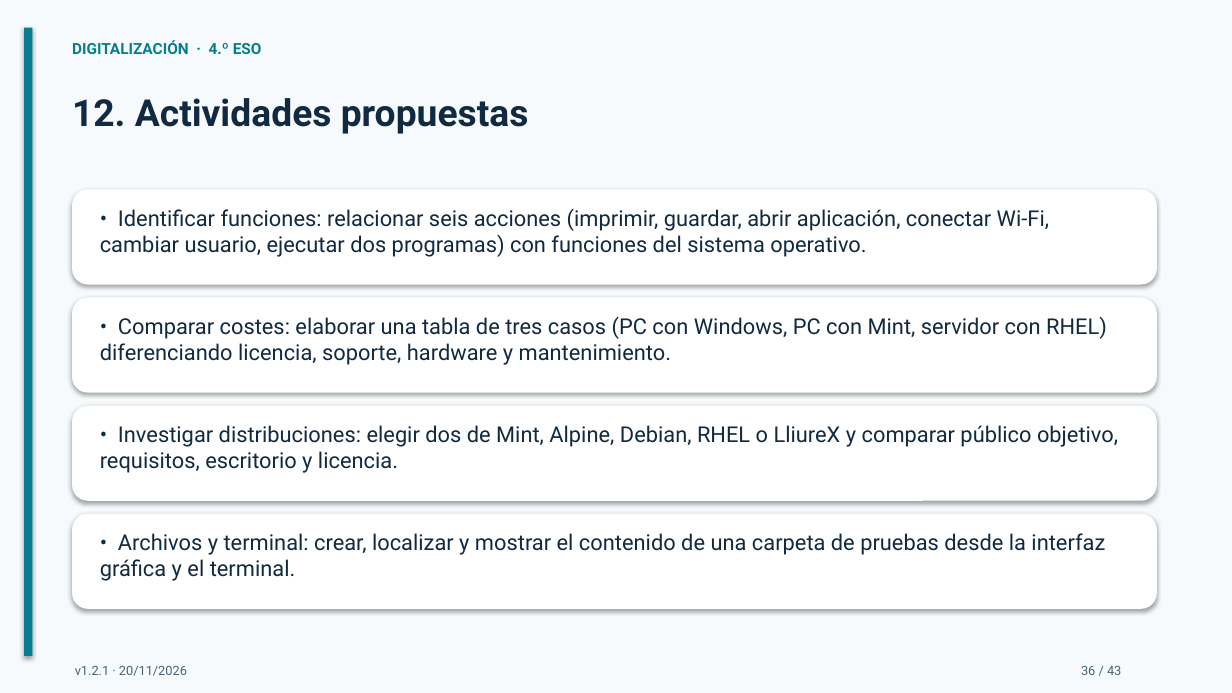
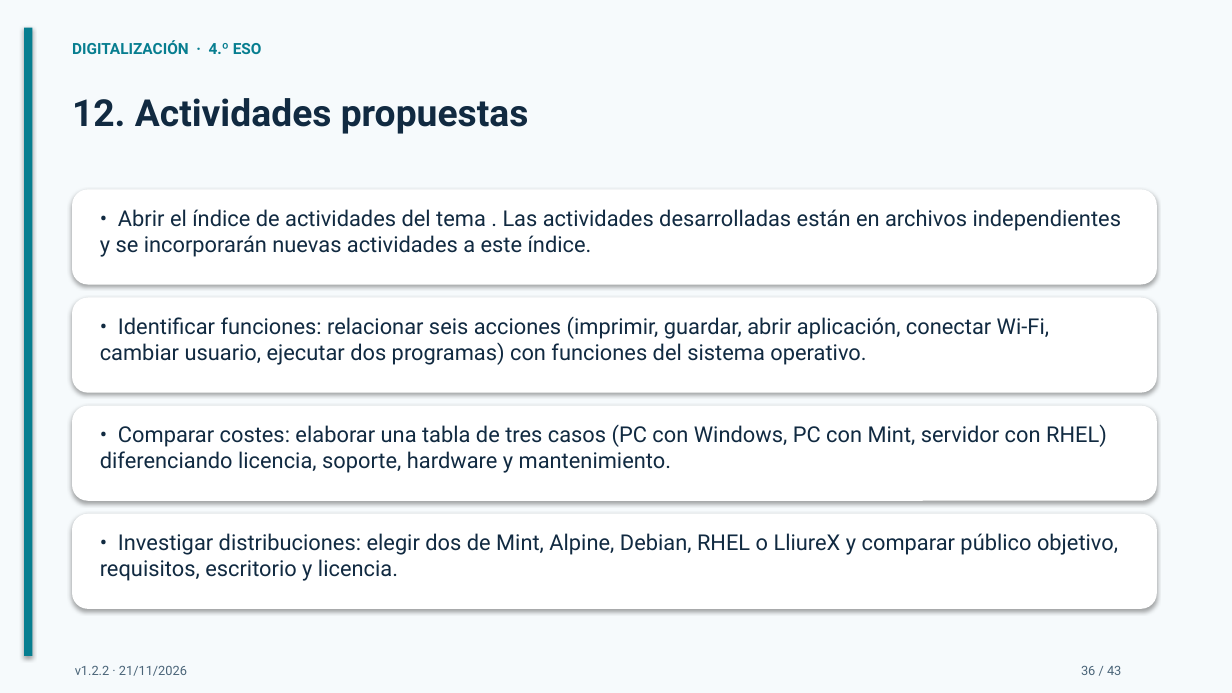
Before and after one commit to bitschips/digitaliza4, a slide deck: slide 36 of temas/tema-02-sistemas-operativos/presentaciones/tema-02-sistemas-operativos.pptx. Drawn at 1232x693 pixels with LibreOffice and Linux fonts; fonts in the diff are those of the drawing. Boxes give left, top, right and bottom in pixels: in the first picture for what was removed or moved away, otherwise in the second. Text is boxed around its words. In the diff, an @@ line names an element or a change of style, - is before the commit and + after.

```diff
--- a/temas/tema-02-sistemas-operativos/presentaciones/tema-02-sistemas-operativos.pptx
+++ b/temas/tema-02-sistemas-operativos/presentaciones/tema-02-sistemas-operativos.pptx
@@ text at (x1=100, y1=209, x2=1121, y2=257): text changed @@
-• Identificar funciones: relacionar seis acciones (imprimir, guardar, abrir aplicación, conectar Wi-Fi, cambiar usuario, ejecutar dos programas) con funciones del sistema operativo.
+• Abrir el índice de actividades del tema . Las actividades desarrolladas están en archivos independientes y se incorporarán nuevas actividades a este índice.
@@ text at (x1=100, y1=317, x2=1049, y2=365): text changed @@
-• Comparar costes: elaborar una tabla de tres casos (PC con Windows, PC con Mint, servidor con RHEL) diferenciando licencia, soporte, hardware y mantenimiento.
+• Identificar funciones: relacionar seis acciones (imprimir, guardar, abrir aplicación, conectar Wi-Fi, cambiar usuario, ejecutar dos programas) con funciones del sistema operativo.
@@ text at (x1=100, y1=424, x2=1107, y2=473): text changed @@
-• Investigar distribuciones: elegir dos de Mint, Alpine, Debian, RHEL o LliureX y comparar público objetivo, requisitos, escritorio y licencia.
+• Comparar costes: elaborar una tabla de tres casos (PC con Windows, PC con Mint, servidor con RHEL) diferenciando licencia, soporte, hardware y mantenimiento.
@@ text at (x1=100, y1=533, x2=1118, y2=581): text changed @@
-• Archivos y terminal: crear, localizar y mostrar el contenido de una carpeta de pruebas desde la interfaz gráfica y el terminal.
+• Investigar distribuciones: elegir dos de Mint, Alpine, Debian, RHEL o LliureX y comparar público objetivo, requisitos, escritorio y licencia.
@@ text at (x1=75, y1=666, x2=187, y2=676): text changed @@
-v1.2.1 · 20/11/2026
+v1.2.2 · 21/11/2026
```
Also in this commit, not shown: 42 other slides changed, 5 other files.
